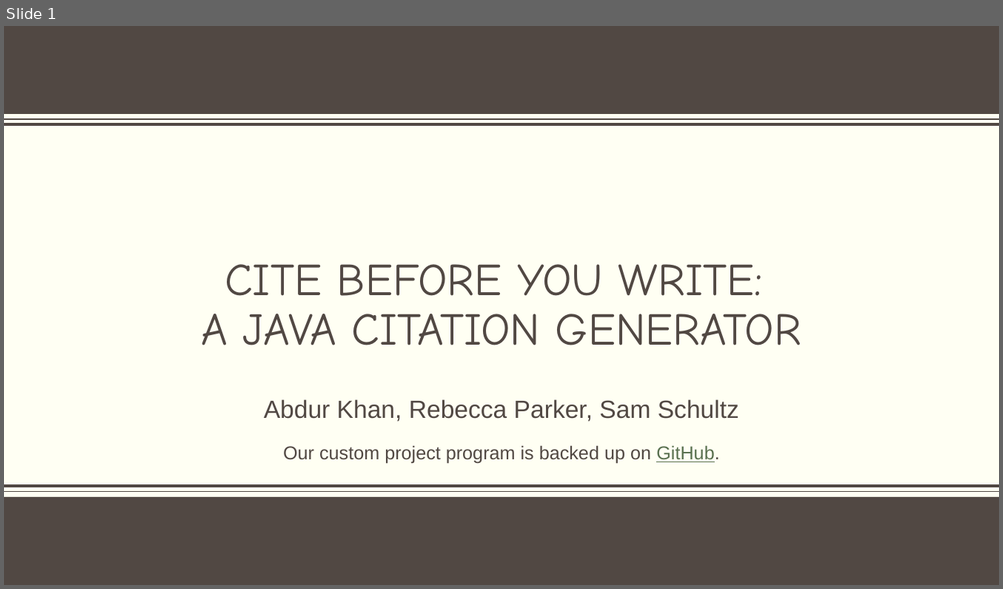
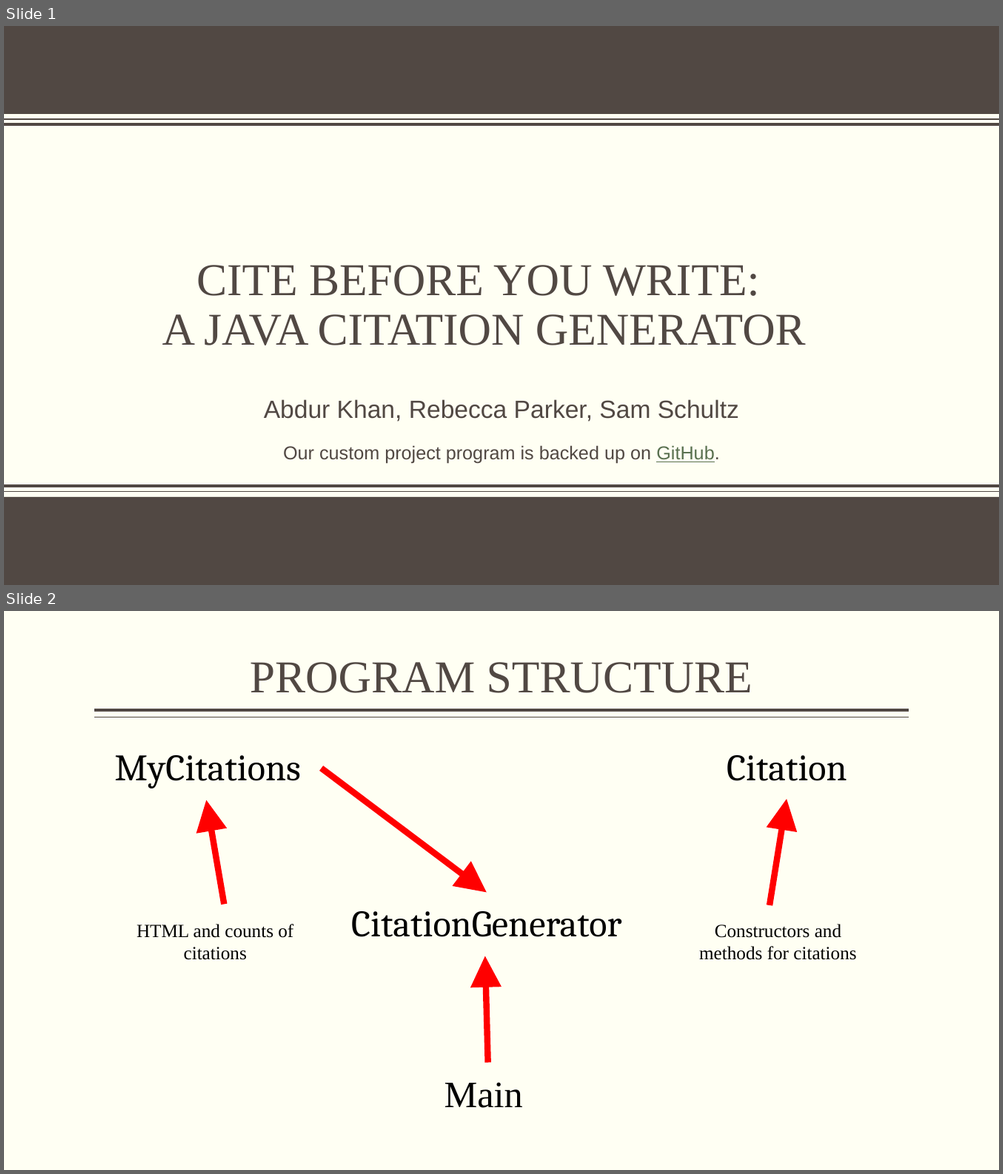
Before and after one commit to RJP43/JavaCustomProject-LUC_Comp-170, a slide deck: COMP170_CustomProject-Presentation.pptx. Shown one above the other, each under a label of ours: slide 1 before the commit, slides 1 and 2 after it. The pictures are 1003x589 and 1003x1174 pixels, drawn with LibreOffice and Linux fonts; fonts in the diff are those of the drawing; background and template pictures are left out. Boxes give left, top, right and bottom in pixels: in the first picture for what was removed or moved away, otherwise in the second. Text is boxed around its words. In the diff, an @@ line names an element or a change of style, - is before the commit and + after.

Commit message:
update custom project program and presentation slides: almost completed

```diff
--- a/COMP170_CustomProject-Presentation.pptx
+++ b/COMP170_CustomProject-Presentation.pptx
@@ slide 2 added at (x1=4, y1=611, x2=999, y2=1170), background #FFFFF3 @@
@@ title added at (x1=250, y1=662, x2=752, y2=693), 44 pt, text #514843 @@
+PROGRAM STRUCTURE
@@ line added from (909, 710) to (94, 710), #514843 3 pt @@
@@ line added from (909, 718) to (94, 718), #514843 1 pt @@
@@ text added at (x1=114, y1=755, x2=301, y2=789), 36 pt, text #000000 @@
+MyCitations
@@ text added at (x1=726, y1=755, x2=847, y2=781), 36 pt, text #000000 @@
+Citation
@@ arrow added from (321, 769) to (486, 892), #FF0000 6 pt @@
@@ arrow added from (224, 904) to (206, 800), #FF0000 6 pt @@
@@ arrow added from (769, 906) to (787, 799), #FF0000 6 pt @@
@@ text added at (x1=351, y1=911, x2=621, y2=937), 36 pt, text #000000 @@
+CitationGenerator
@@ text added at (x1=136, y1=924, x2=293, y2=960), 18 pt, text #000000 @@
+HTML and counts of citations
@@ text added at (x1=699, y1=924, x2=856, y2=960), 18 pt, text #000000 @@
+Constructors and methods for citations
@@ arrow added from (488, 1063) to (485, 957), #FF0000 6 pt @@
@@ text added at (x1=444, y1=1082, x2=523, y2=1108), 36 pt, text #000000 @@
+Main
@@ slide 1 changed as well @@
@@ title "CITE BEFORE YOU WRITE: A ..." moved from (x1=201, y1=264, x2=801, y2=346) to (x1=162, y1=265, x2=805, y2=346) @@
@@ title "CITE BEFORE YOU WRITE: A ..." at (x1=162, y1=265, x2=805, y2=346): font Comic Neue to Times New Roman @@
```
Also in this commit, not shown: 1 other slide changed, 3 other slides added, 3 slides removed, 3 other files.
